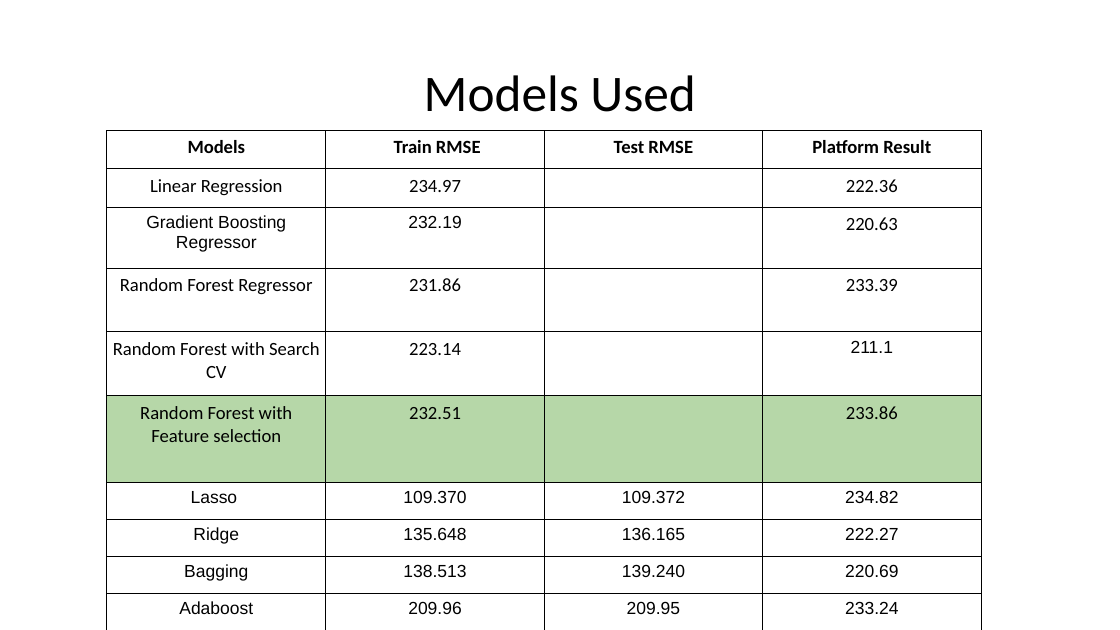
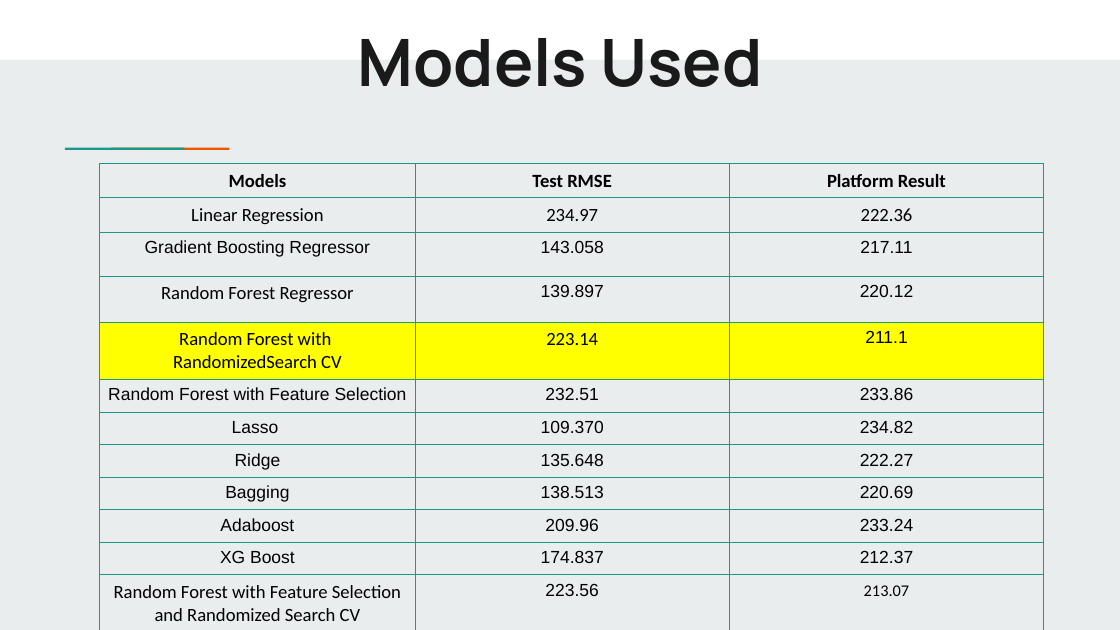
Before and after one commit to dashang/Stayze_Rent_Predicition_Hackathon, a slide deck: slide 14 of Dashang/ppt/STAYZE_final.pptx. Drawn at 1120x630 pixels with LibreOffice and Linux fonts; fonts in the diff are those of the drawing. Boxes give left, top, right and bottom in pixels: in the first picture for what was removed or moved away, otherwise in the second. Text is boxed around its words. In the diff, an @@ line names an element or a change of style, - is before the commit and + after.

```diff
--- a/Dashang/ppt/STAYZE_final.pptx
+++ b/Dashang/ppt/STAYZE_final.pptx
@@ background #FFFFFF to #E9EDEE @@
@@ rectangle added at (x1=0, y1=0, x2=1120, y2=60), fill #FFFFFF @@
@@ title "Models Used" moved from (x1=424, y1=75, x2=695, y2=112) to (x1=358, y1=38, x2=762, y2=87) @@
@@ title "Models Used" at (x1=358, y1=38, x2=762, y2=87): size 44 to 56 pt, font Calibri to Manrope, text colour #000000 to #1A1A1A, bold on @@
@@ rectangle added at (x1=102, y1=146, x2=148, y2=152), fill #1A9988 @@
@@ rectangle added at (x1=147, y1=146, x2=193, y2=152), fill #EB5600 @@
@@ table at (x1=100, y1=164, x2=1044, y2=630) @@
-column 1: Models | Linear Regression | Gradient Boosting Regressor | Random Forest Regressor | Random Forest with Search CV | Random Forest with Feature selection | Lasso | Ridge | Bagging | Adaboost | XG Boost | Random Forest with Feature Selection and Randomized Search CV
-column 2: Train RMSE | 234.97 | 232.19 | 231.86 | 223.14 | 232.51 | 109.370 | 135.648 | 138.513 | 209.96 | 235.53 | 223.56
-column 3: Test RMSE |  |  |  |  |  | 109.372 | 136.165 | 139.240 | 209.95 |  | 
-column 4: Platform Result | 222.36 | 220.63 | 233.39 | 211.1 | 233.86 | 234.82 | 222.27 | 220.69 | 233.24 | 222.79 | 213.07
+column 1: Models | Linear Regression | Gradient Boosting Regressor | Random Forest Regressor | Random Forest with / RandomizedSearch CV | Random Forest with Feature Selection | Lasso | Ridge | Bagging | Adaboost | XG Boost | Random Forest with Feature Selection and Randomized Search CV
+column 2: Test RMSE | 234.97 | 143.058 | 139.897 | 223.14 | 232.51 | 109.370 | 135.648 | 138.513 | 209.96 | 174.837 | 223.56
+column 3: Platform Result | 222.36 | 217.11 | 220.12 | 211.1 | 233.86 | 234.82 | 222.27 | 220.69 | 233.24 | 212.37 | 213.07
@@ table resized from (x1=107, y1=130, x2=981, y2=618) to (x1=100, y1=164, x2=1044, y2=630) @@
```
Also in this commit, not shown: 5 other slides changed, 12 slides added, 12 slides removed, 8 other files.
